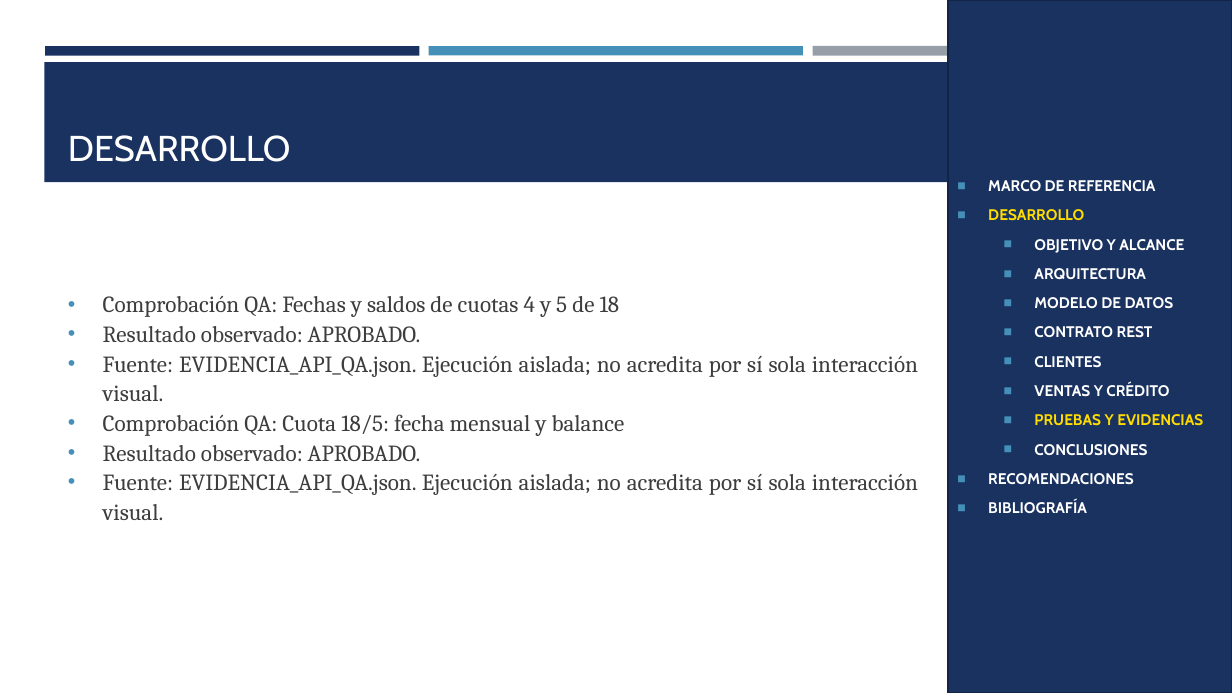
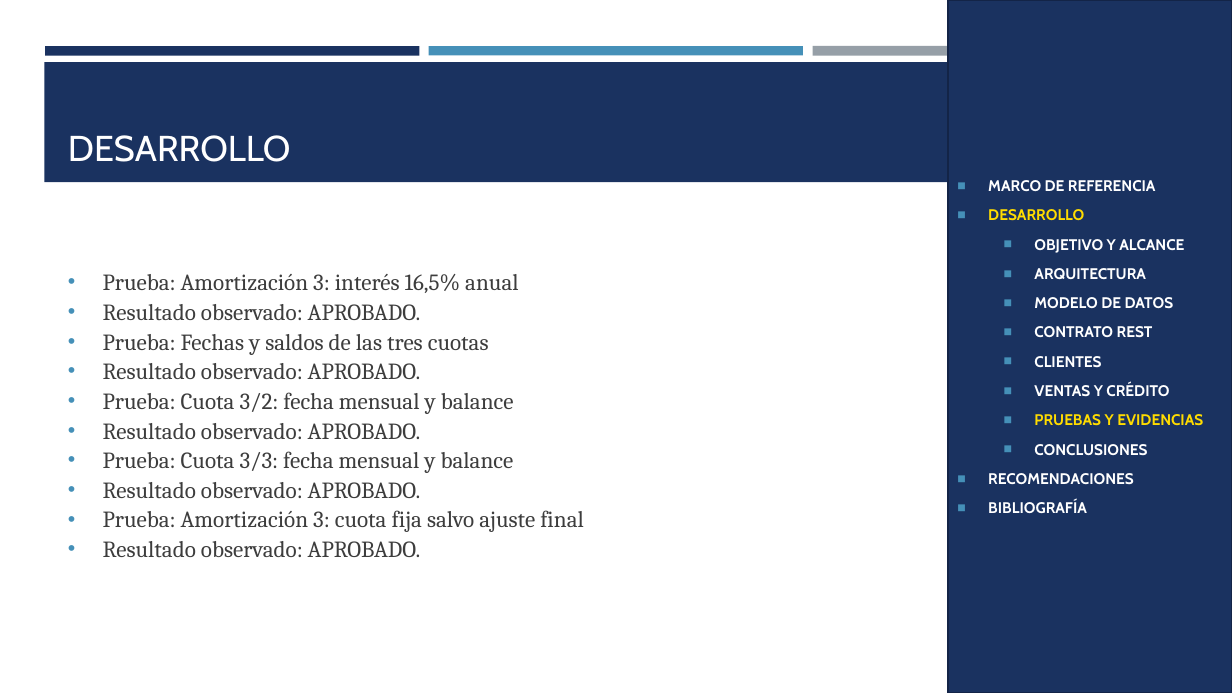
Before and after one commit to gamurigm/examen-arq-1, a slide deck: slide 35 of 05. DOCUMENTACION/02. PRESENTACION/PRESENTACION_CELULAR_BDDLOCAL_RESTFUL_DOTNET_GR09.pptx (slide 47 before the commit). Drawn at 1232x693 pixels with LibreOffice and Linux fonts; fonts in the diff are those of the drawing. Boxes give left, top, right and bottom in pixels: in the first picture for what was removed or moved away, otherwise in the second. Text is boxed around its words. In the diff, an @@ line names an element or a change of style, - is before the commit and + after.

```diff
--- a/05. DOCUMENTACION/02. PRESENTACION/PRESENTACION_CELULAR_BDDLOCAL_RESTFUL_DOTNET_GR09.pptx
+++ b/05. DOCUMENTACION/02. PRESENTACION/PRESENTACION_CELULAR_BDDLOCAL_RESTFUL_DOTNET_GR09.pptx
@@ text "Prueba: Amortización 3: interés 16,5% ..." moved from (x1=103, y1=296, x2=918, y2=520) to (x1=103, y1=274, x2=584, y2=557) @@
@@ text at (x1=103, y1=274, x2=518, y2=293): text changed @@
-• Comprobación QA: Fechas y saldos de cuotas 4 y 5 de 18
+• Prueba: Amortización 3: interés 16,5% anual
@@ text at (x1=103, y1=334, x2=489, y2=355): text changed @@
-• Fuente: EVIDENCIA_API_QA.json. Ejecución aislada; no acredita por sí sola interacción visual.
-• Comprobación QA: Cuota 18/5: fecha mensual y balance
+• Prueba: Fechas y saldos de las tres cuotas
@@ text at (x1=103, y1=392, x2=584, y2=557): text changed @@
-• Fuente: EVIDENCIA_API_QA.json. Ejecución aislada; no acredita por sí sola interacción visual.
+• Prueba: Cuota 3/2: fecha mensual y balance
+• Resultado observado: APROBADO.
+• Prueba: Cuota 3/3: fecha mensual y balance
+• Resultado observado: APROBADO.
+• Prueba: Amortización 3: cuota fija salvo ajuste final
+• Resultado observado: APROBADO.
```
Also in this commit, not shown: 39 other slides changed, 9 slides removed, 7 other files.
